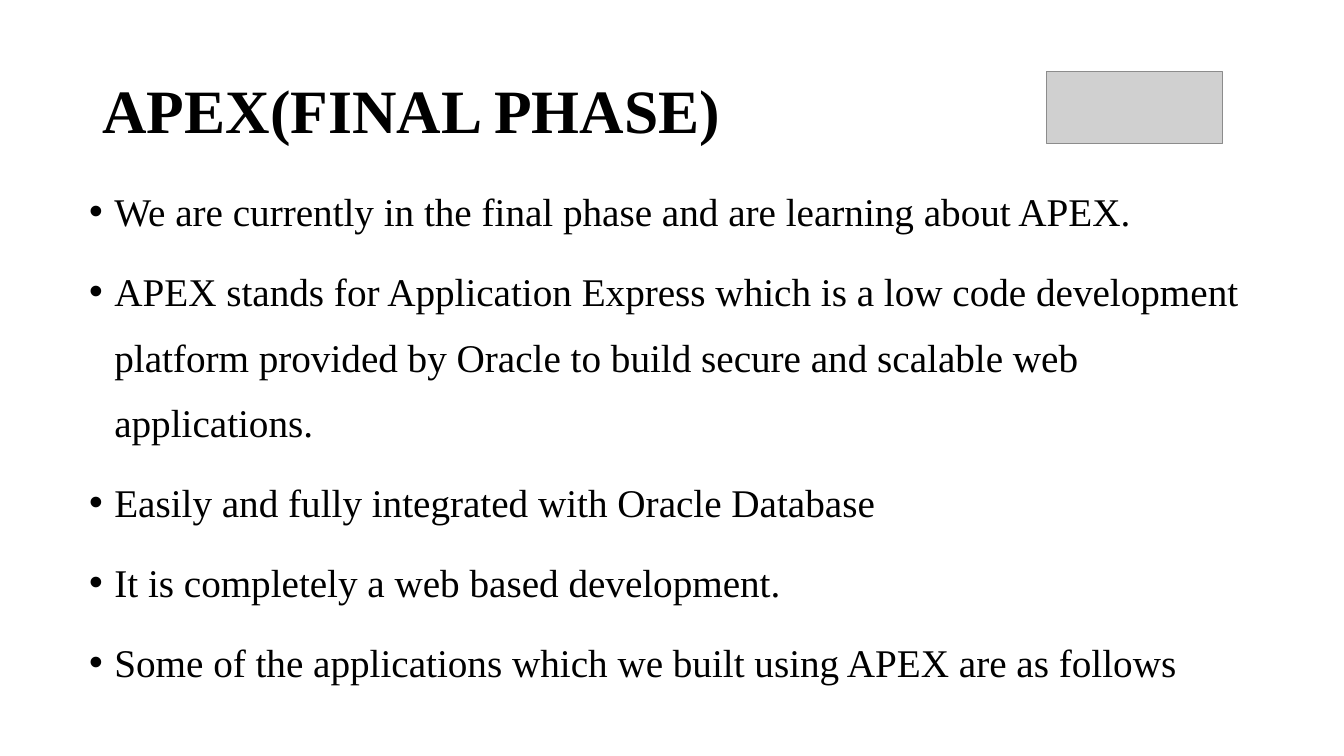
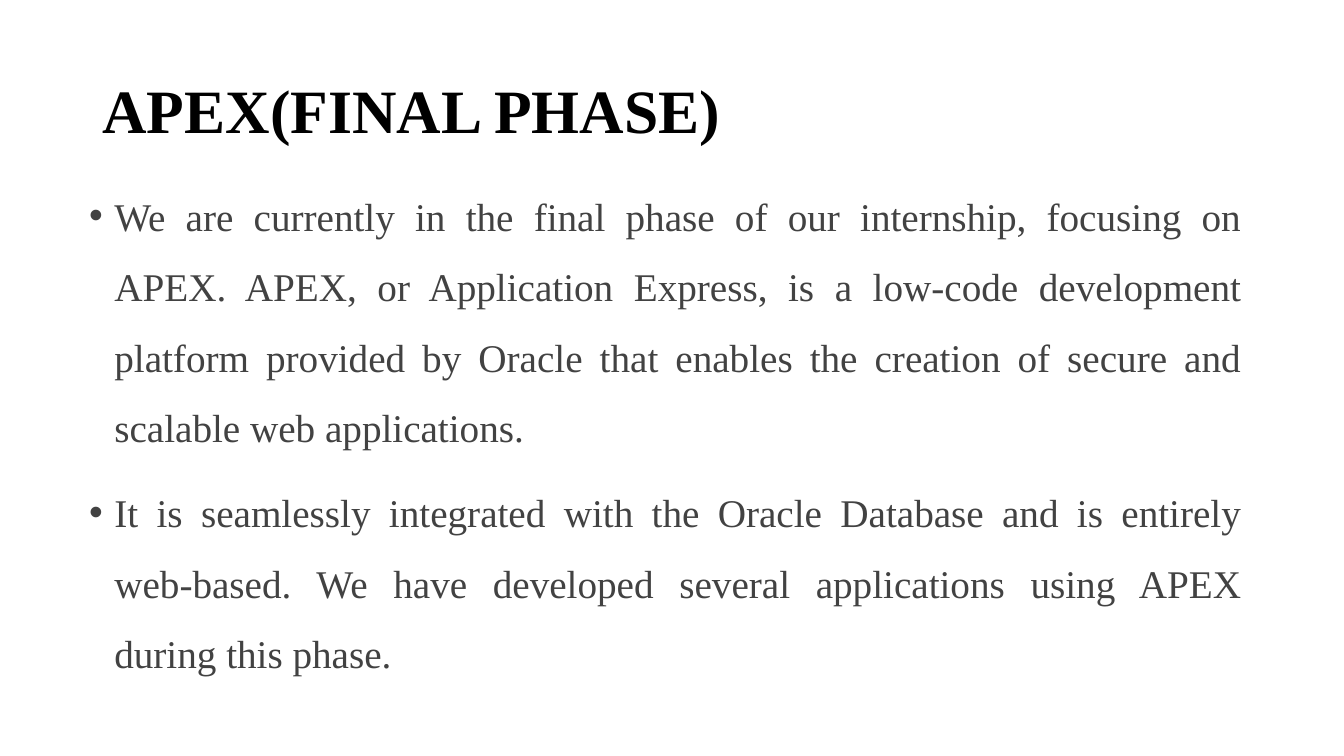
Before and after one commit to hariniariv/Report, a slide deck: slide 13 of ORACLE APEX.pptx. Drawn at 1344x756 pixels with LibreOffice and Linux fonts; fonts in the diff are those of the drawing; grey boxes stand for pictures. Boxes give left, top, right and bottom in pixels: in the first picture for what was removed or moved away, otherwise in the second. Text is boxed around its words. In the diff, an @@ line names an element or a change of style, - is before the commit and + after.

```diff
--- a/ORACLE APEX.pptx
+++ b/ORACLE APEX.pptx
@@ picture removed at [1047, 72, 1223, 143] @@
@@ text at [114, 203, 1241, 676]: text changed; text colour #000000 to #424242 @@
-• We are currently in the final phase and are learning about APEX.
-• APEX stands for Application Express which is a low code development platform provided by Oracle to build secure and scalable web applications.
-• Easily and fully integrated with Oracle Database
-• It is completely a web based development.
-• Some of the applications which we built using APEX are as follows
+• We are currently in the final phase of our internship, focusing on APEX. APEX, or Application Express, is a low-code development platform provided by Oracle that enables the creation of secure and scalable web applications.
+• It is seamlessly integrated with the Oracle Database and is entirely web-based. We have developed several applications using APEX during this phase.
```
Also in this commit, not shown: 15 other slides changed, 4 slides added, 5 slides removed.
